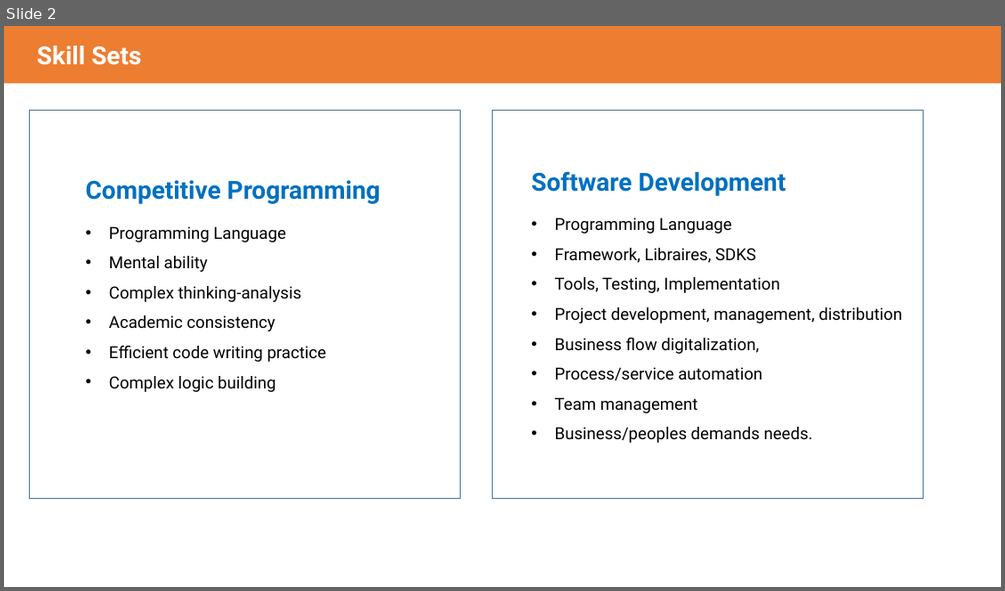
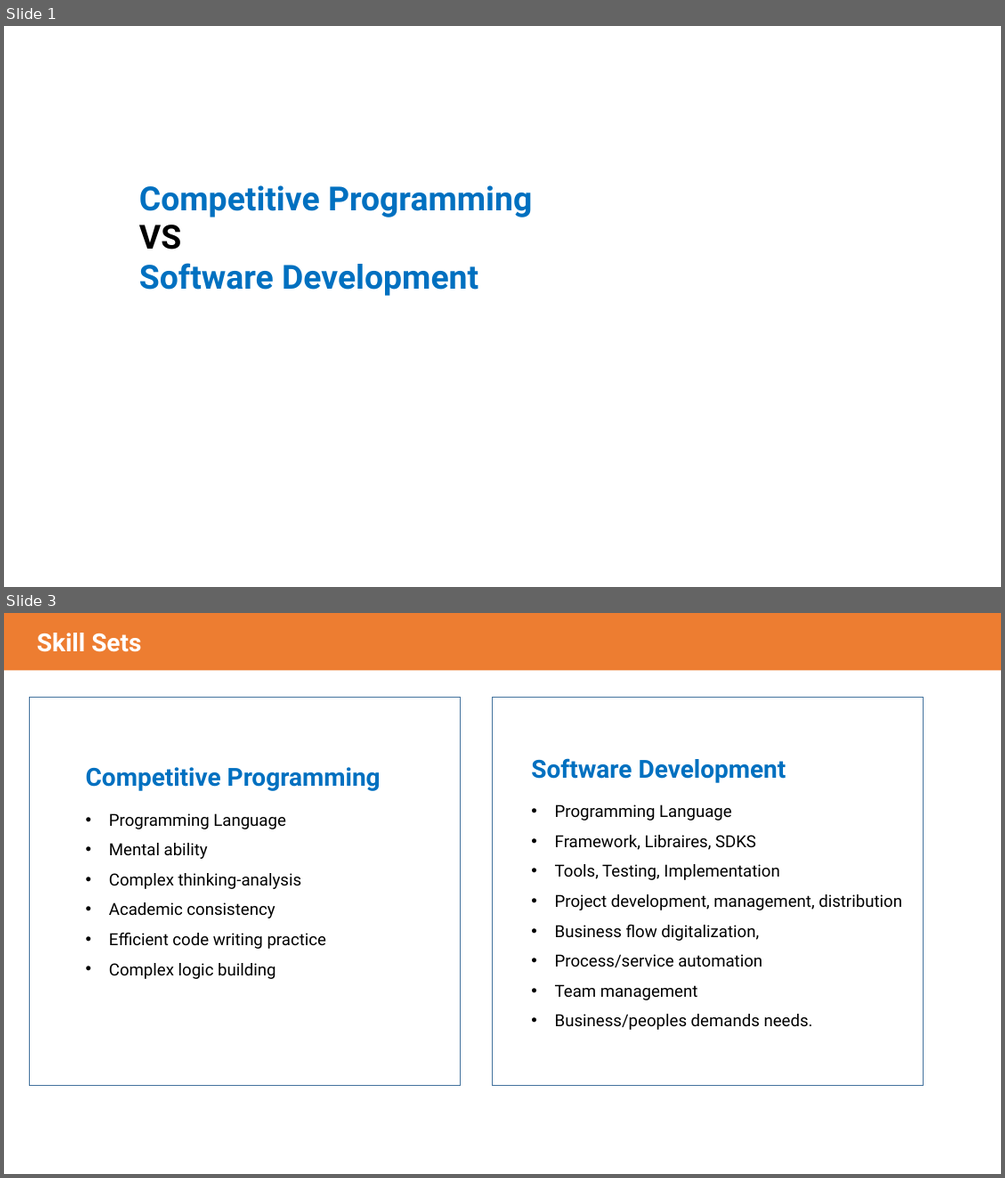
Before and after one commit to coder-sabbir/MERN-Full-Stack-Web-Development, a slide deck: 5. Career Guideline/CP VS SD.pptx. Shown one above the other, each under a label of ours: slide 2 before the commit, slides 1 and 3 after it; the slides between them are not shown. The pictures are 1005x591 and 1005x1178 pixels, drawn with LibreOffice and Linux fonts; fonts in the diff are those of the drawing. Boxes give left, top, right and bottom in pixels: in the first picture for what was removed or moved away, otherwise in the second. Text is boxed around its words. In the diff, an @@ line names an element or a change of style, - is before the commit and + after.

```diff
--- a/5. Career Guideline/CP VS SD.pptx
+++ b/5. Career Guideline/CP VS SD.pptx
@@ slide 1 added at (4, 26, 1001, 587), background #FFFFFF @@
@@ text added at (139, 185, 532, 217), 32 pt, text #0070C0, bold @@
+Competitive Programming
@@ text added at (139, 224, 478, 296), 32 pt, text #0070C0, bold @@
+VS
+Software Development
@@ what was slide 2 is now slide 3 @@
```
Also in this commit, not shown: 1 other slide added, 3 other files.
